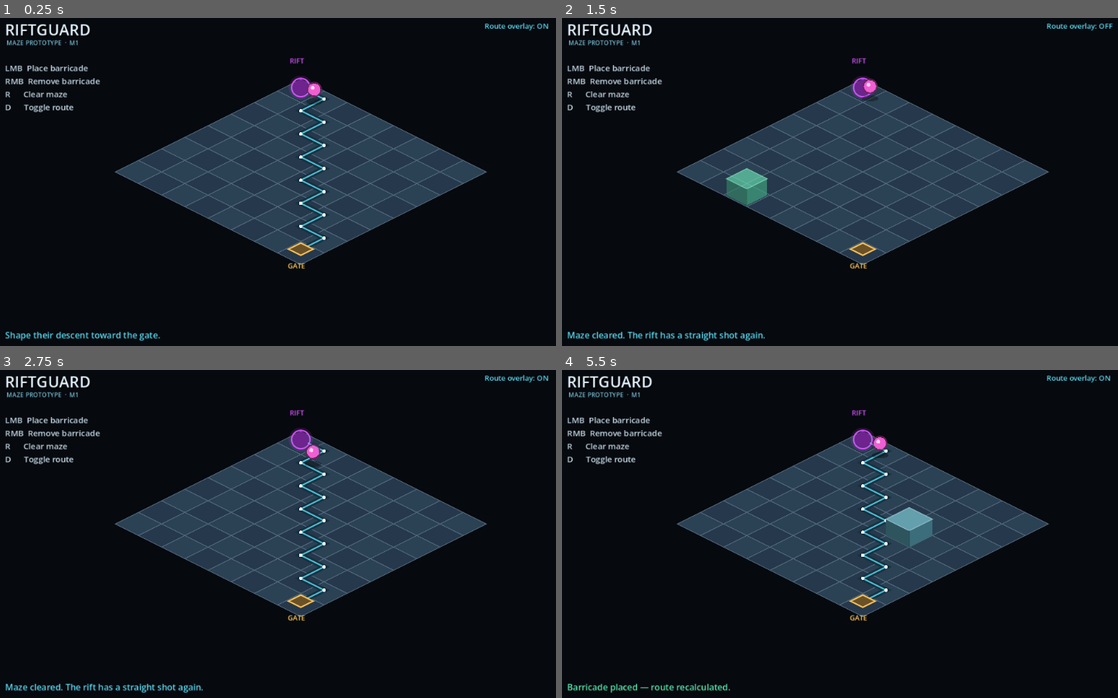
Above: before the commit, frames 1-4 (two rows, left to right).
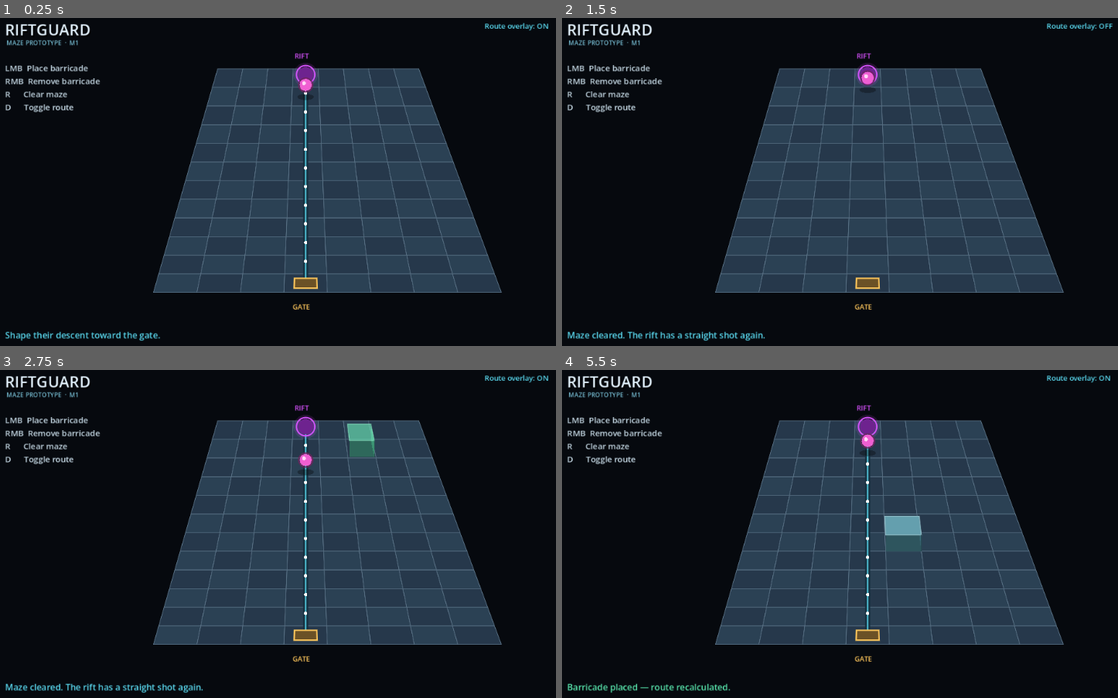
Above: after the commit, the same moments.

Repository: Jotep-boop/Riftguard
Game: Godot game, scene res://main/main.tscn
The game is run twice, just before and just after one commit, with the same random seed, the same clock (stepped at 60 frames per second) and the same inputs.
Inputs (mouse positions are in pixels of both pictures, inside the frame that each line leads up to):
- Up to frame 1 (0.25 s): no input
- Up to frame 2 (1.5 s): tap Enter at 0.5 s; move the mouse to (1001, 165) at 0.52 s; hold D 0.53-1.28 s; tap R at 0.6, 1.35 s; click (1001, 165) at 0.67 s; move the mouse to (739, 198) at 1.27 s
- Up to frame 3 (2.75 s): move the mouse to (361, 458) at 2.02 s; hold D from 2.03 s (still down); tap R at 2.1 s
- Up to frame 4 (5.5 s): move the mouse to (834, 602) at 2.77 s; tap R every 0.75 s from 2.85 to 5.1 s; click (834, 602) at 2.92 s; move the mouse to (1045, 586) at 3.52 s; release D at 3.53 s; move the mouse to (678, 481) at 4.27 s; move the mouse to (895, 534) at 5.02 s; click (895, 534) at 5.17 s

The runs differ from the first frame. In frame 1, 21% of the frame differs, in the area x 20-91%, y 10-89%; in frame 2, 21%; in frame 3, 22%; in frame 4, 22%.

Commit message:
fix: preserve short-side endpoints in camera view

Diff:
--- a/main/main.gd
+++ b/main/main.gd
@@ -2,13 +2,14 @@
 
 const BoardModelScript = preload("res://gameplay/board/board_model.gd")
 
-const BOARD_SIZE := Vector2i(8, 8)
-const START_CELL := Vector2i(0, 0)
-const GOAL_CELL := Vector2i(7, 7)
-const TILE_WIDTH := 96.0
-const TILE_HEIGHT := 48.0
-const TILE_HALF := Vector2(TILE_WIDTH * 0.5, TILE_HEIGHT * 0.5)
-const BOARD_ORIGIN := Vector2(640.0, 172.0)
+const BOARD_SIZE := Vector2i(12, 8)
+const START_CELL := Vector2i(0, 3)
+const GOAL_CELL := Vector2i(11, 3)
+const BOARD_CENTER_X := 650.0
+const BOARD_TOP_Y := 126.0
+const BOARD_BOTTOM_Y := 590.0
+const TOP_CELL_WIDTH := 52.0
+const BOTTOM_CELL_WIDTH := 90.0
 const BLOCK_HEIGHT := 34.0
 const ENEMY_SPEED := 125.0
 
@@ -70,16 +71,13 @@
     _draw_enemy()
 
 func _draw_board() -> void:
-    for diagonal in range(BOARD_SIZE.x + BOARD_SIZE.y - 1):
-        for x in range(BOARD_SIZE.x):
-            var y := diagonal - x
-            if y < 0 or y >= BOARD_SIZE.y:
-                continue
-            var cell := Vector2i(x, y)
-            var center := _cell_to_world(cell)
-            var fill := COLOR_FLOOR_A if (x + y) % 2 == 0 else COLOR_FLOOR_B
-            draw_colored_polygon(_diamond(center, 1.0), fill)
-            draw_polyline(_closed_diamond(center, 1.0), COLOR_GRID, 1.2, true)
+    for depth in range(BOARD_SIZE.x):
+        for lateral in range(BOARD_SIZE.y):
+            var cell := Vector2i(depth, lateral)
+            var fill := COLOR_FLOOR_A if (depth + lateral) % 2 == 0 else COLOR_FLOOR_B
+            var tile := _tile_polygon(cell, 1.0)
+            draw_colored_polygon(tile, fill)
+            draw_polyline(_close_polygon(tile), COLOR_GRID, 1.2, true)
 
 func _draw_route() -> void:
     if board_model.route.size() < 2:
@@ -98,33 +96,35 @@
     draw_circle(rift_center, 16.0, Color("#6e238f"))
     draw_arc(rift_center, 19.0, 0.0, TAU, 32, COLOR_RIFT, 3.0, true)
 
-    var gate_center := _cell_to_world(GOAL_CELL) - Vector2(0.0, 8.0)
-    draw_colored_polygon(_diamond(gate_center, 0.47), Color("#6b5126"))
-    draw_polyline(_closed_diamond(gate_center, 0.53), COLOR_GATE, 3.0, true)
+    var gate_center := _cell_to_world(GOAL_CELL)
+    var gate_tile := _scaled_polygon(_tile_polygon(GOAL_CELL, 1.0), gate_center, 0.53)
+    draw_colored_polygon(gate_tile, Color("#6b5126"))
+    draw_polyline(_close_polygon(gate_tile), COLOR_GATE, 3.0, true)
 
 func _draw_blockers() -> void:
-    for diagonal in range(BOARD_SIZE.x + BOARD_SIZE.y - 1):
+    for depth in range(BOARD_SIZE.x):
         for cell in board_model.blocked.keys():
-            if cell.x + cell.y == diagonal:
-                _draw_prism(_cell_to_world(cell), Color("#4f92a3"), 1.0)
+            if cell.x == depth:
+                _draw_prism(cell, Color("#4f92a3"), 1.0)
 
 func _draw_hover_preview() -> void:
     if not _inside_board(hovered_cell) or board_model.blocked.has(hovered_cell):
         return
     var allowed: bool = board_model.can_place_blocker(hovered_cell)
     _draw_prism(
-        _cell_to_world(hovered_cell),
+        hovered_cell,
         Color(COLOR_VALID if allowed else COLOR_INVALID, 0.62),
         0.88
     )
 
-func _draw_prism(center: Vector2, color: Color, scale_factor: float) -> void:
-    var base := _diamond(center, scale_factor)
-    var top_center := center - Vector2(0.0, BLOCK_HEIGHT)
-    var top := _diamond(top_center, scale_factor)
-    var left_side := PackedVector2Array([top[3], top[2], base[2], base[3]])
+func _draw_prism(cell: Vector2i, color: Color, scale_factor: float) -> void:
+    var base := _tile_polygon(cell, scale_factor)
+    var top := PackedVector2Array()
+    for point in base:
+        top.append(point - Vector2(0.0, BLOCK_HEIGHT))
+    var front_side := PackedVector2Array([top[3], top[2], base[2], base[3]])
     var right_side := PackedVector2Array([top[1], base[1], base[2], top[2]])
-    draw_colored_polygon(left_side, color.darkened(0.42))
+    draw_colored_polygon(front_side, color.darkened(0.42))
     draw_colored_polygon(right_side, color.darkened(0.25))
     draw_colored_polygon(top, color.lightened(0.12))
     draw_polyline(_close_polygon(top), color.lightened(0.35), 1.6, true)
@@ -182,36 +182,55 @@
         enemy_position = to
 
 func _cell_to_world(cell: Vector2i) -> Vector2:
-    return BOARD_ORIGIN + Vector2(
-        (cell.x - cell.y) * TILE_HALF.x,
-        (cell.x + cell.y) * TILE_HALF.y
-    )
+    var tile := _tile_polygon(cell, 1.0)
+    var center := Vector2.ZERO
+    for point in tile:
+        center += point
+    return center / tile.size()
 
 func _cell_at_point(point: Vector2) -> Vector2i:
-    for diagonal in range(BOARD_SIZE.x + BOARD_SIZE.y - 1):
-        for x in range(BOARD_SIZE.x):
-            var y := diagonal - x
-            if y < 0 or y >= BOARD_SIZE.y:
-                continue
-            var cell := Vector2i(x, y)
-            if Geometry2D.is_point_in_polygon(point, _diamond(_cell_to_world(cell), 1.0)):
+    for depth in range(BOARD_SIZE.x):
+        for lateral in range(BOARD_SIZE.y):
+            var cell := Vector2i(depth, lateral)
+            if Geometry2D.is_point_in_polygon(point, _tile_polygon(cell, 1.0)):
                 return cell
     return Vector2i(-1, -1)
 
 func _inside_board(cell: Vector2i) -> bool:
     return cell.x >= 0 and cell.y >= 0 and cell.x < BOARD_SIZE.x and cell.y < BOARD_SIZE.y
 
-func _diamond(center: Vector2, scale_factor: float) -> PackedVector2Array:
-    var half := TILE_HALF * scale_factor
-    return PackedVector2Array([
-        center + Vector2(0.0, -half.y),
-        center + Vector2(half.x, 0.0),
-        center + Vector2(0.0, half.y),
-        center + Vector2(-half.x, 0.0),
+func _tile_polygon(cell: Vector2i, scale_factor: float) -> PackedVector2Array:
+    var corners := PackedVector2Array([
+        _grid_point(cell.x, cell.y),
+        _grid_point(cell.x, cell.y + 1),
+        _grid_point(cell.x + 1, cell.y + 1),
+        _grid_point(cell.x + 1, cell.y),
     ])
-
-func _closed_diamond(center: Vector2, scale_factor: float) -> PackedVector2Array:
-    return _close_polygon(_diamond(center, scale_factor))
+    return _scaled_polygon(corners, _polygon_center(corners), scale_factor)
+
+func _grid_point(depth_boundary: int, lateral_boundary: int) -> Vector2:
+    var depth_ratio := float(depth_boundary) / BOARD_SIZE.x
+    var row_width := lerpf(TOP_CELL_WIDTH, BOTTOM_CELL_WIDTH, depth_ratio)
+    return Vector2(
+        BOARD_CENTER_X + (lateral_boundary - 3.5) * row_width,
+        lerpf(BOARD_TOP_Y, BOARD_BOTTOM_Y, depth_ratio)
+    )
+
+func _polygon_center(points: PackedVector2Array) -> Vector2:
+    var center := Vector2.ZERO
+    for point in points:
+        center += point
+    return center / points.size()
+
+func _scaled_polygon(
+    points: PackedVector2Array,
+    center: Vector2,
+    scale_factor: float
+) -> PackedVector2Array:
+    var scaled := PackedVector2Array()
+    for point in points:
+        scaled.append(center + (point - center) * scale_factor)
+    return scaled
 
 func _close_polygon(points: PackedVector2Array) -> PackedVector2Array:
     var closed := points.duplicate()
@@ -226,8 +245,8 @@
 
     _make_label("MAZE PROTOTYPE  ·  M1", Vector2(31, 63), 13, Color("#77bed4"))
     _make_label("LMB  Place barricade\nRMB  Remove barricade\nR      Clear maze\nD      Toggle route", Vector2(28, 112), 17, Color("#c5d9e5"))
-    _make_label("RIFT", Vector2(617, 100), 14, COLOR_RIFT)
-    _make_label("GATE", Vector2(613, 525), 14, COLOR_GATE)
+    _make_label("RIFT", Vector2(627, 90), 14, COLOR_RIFT)
+    _make_label("GATE", Vector2(623, 610), 14, COLOR_GATE)
 
     route_label = _make_label("Route overlay: ON", Vector2(1020, 26), 15, COLOR_ROUTE)
     status_label = _make_label("Shape their descent toward the gate.", Vector2(28, 665), 18, COLOR_ROUTE)
--- a/tests/smoke_test.gd
+++ b/tests/smoke_test.gd
@@ -17,6 +17,20 @@
         quit(1)
         return
 
+    if instance.board_model.size != Vector2i(12, 8):
+        push_error("The playfield must retain its rectangular 12x8 layout")
+        quit(1)
+        return
+    if instance.board_model.start.x != 0 or instance.board_model.goal.x != 11:
+        push_error("Rift and gate must remain on opposite short sides")
+        quit(1)
+        return
+    if instance.board_model.start.y != instance.board_model.goal.y \
+        or instance.board_model.start.y not in [3, 4]:
+        push_error("Rift and gate must be centered on the short sides")
+        quit(1)
+        return
+
     var start_world: Vector2 = instance.call("_cell_to_world", instance.board_model.start)
     var goal_world: Vector2 = instance.call("_cell_to_world", instance.board_model.goal)
     if goal_world.y <= start_world.y:
Not shown, changed: ART.md
Not shown, changed: DESIGN.md
Not shown, changed: README.md
